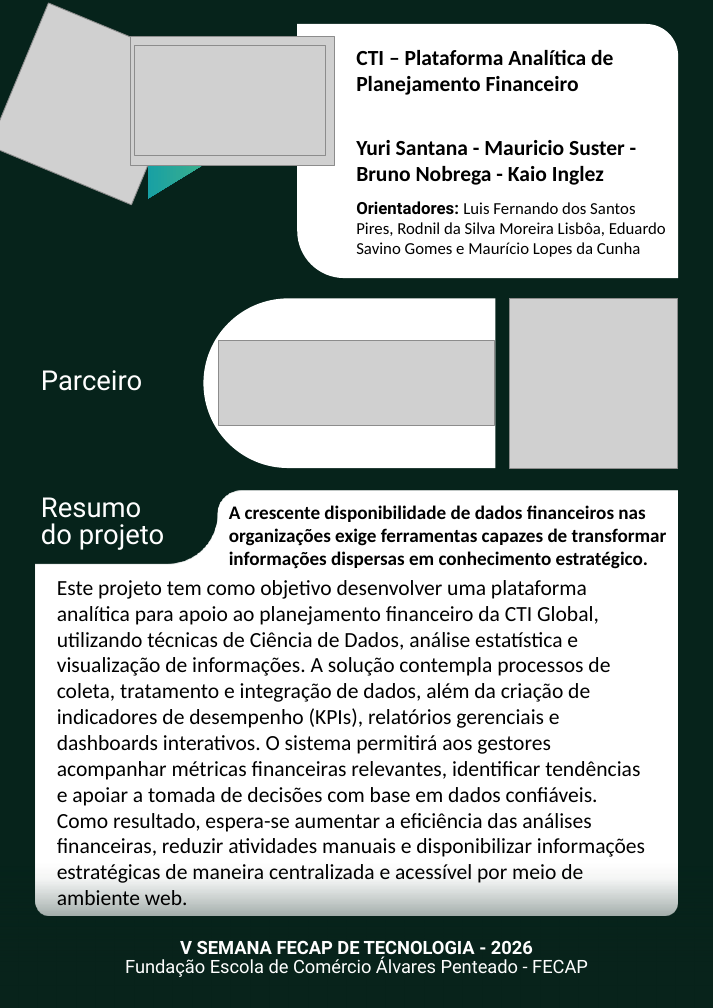
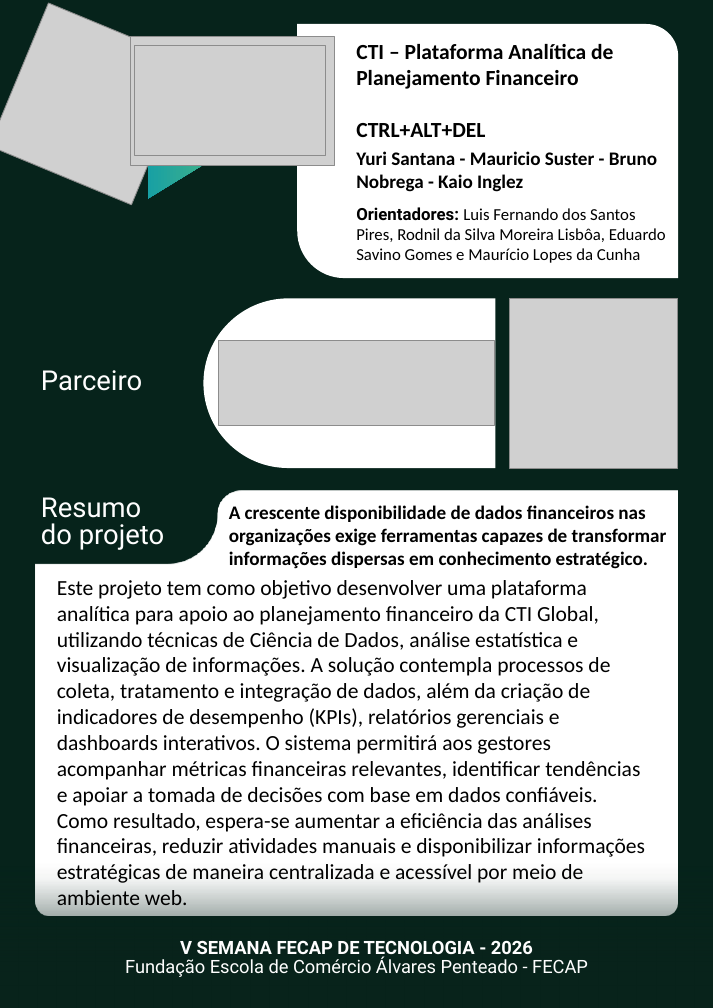
Before and after one commit to 2026-2-NCC4/Projeto4, a slide deck: slide 1 of Documentos/Novo_Banner_PI_FECAP.pptx. Drawn at 713x1008 pixels with LibreOffice and Linux fonts; fonts in the diff are those of the drawing; grey boxes stand for pictures; background and template pictures are left out. Boxes give left, top, right and bottom in pixels: in the first picture for what was removed or moved away, otherwise in the second. Text is boxed around its words. In the diff, an @@ line names an element or a change of style, - is before the commit and + after.

Commit message:
atualizando banner

```diff
--- a/Documentos/Novo_Banner_PI_FECAP.pptx
+++ b/Documentos/Novo_Banner_PI_FECAP.pptx
@@ text "Yuri Santana - Mauricio Suster ...": place and size @@
-text "Yuri Santana - Mauricio Suster ..." at [356,140,666,257]
+text "Yuri Santana - Mauricio Suster ..." at [356,151,666,263]
@@ text at [356,123,485,137]: paragraph added @@
+CTRL+ALT+DEL
@@ text at [356,151,657,192]: size 18 to 16 pt in "Yuri Santana - Mauricio Suster - Bruno ..." @@
```
